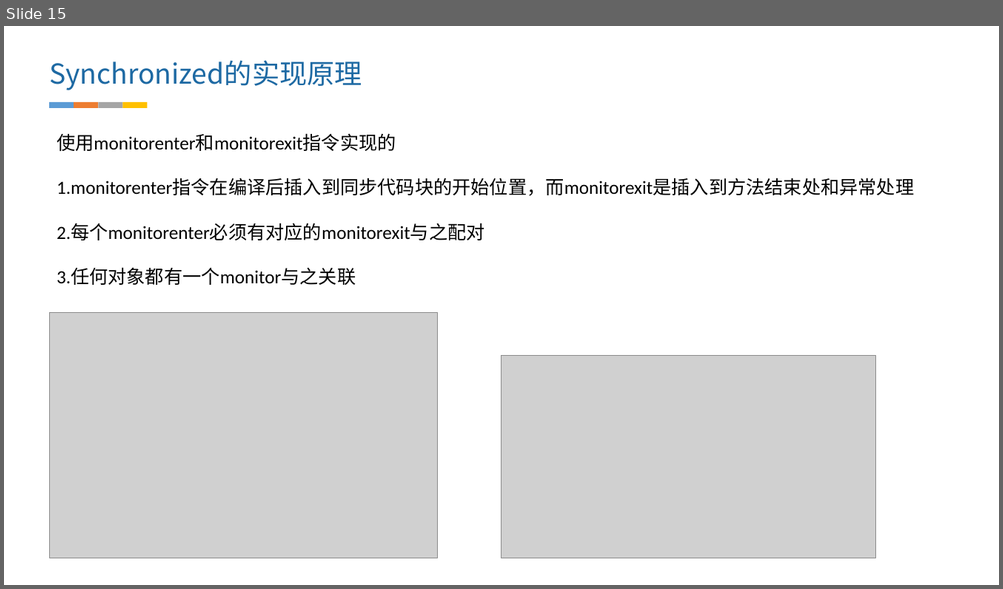
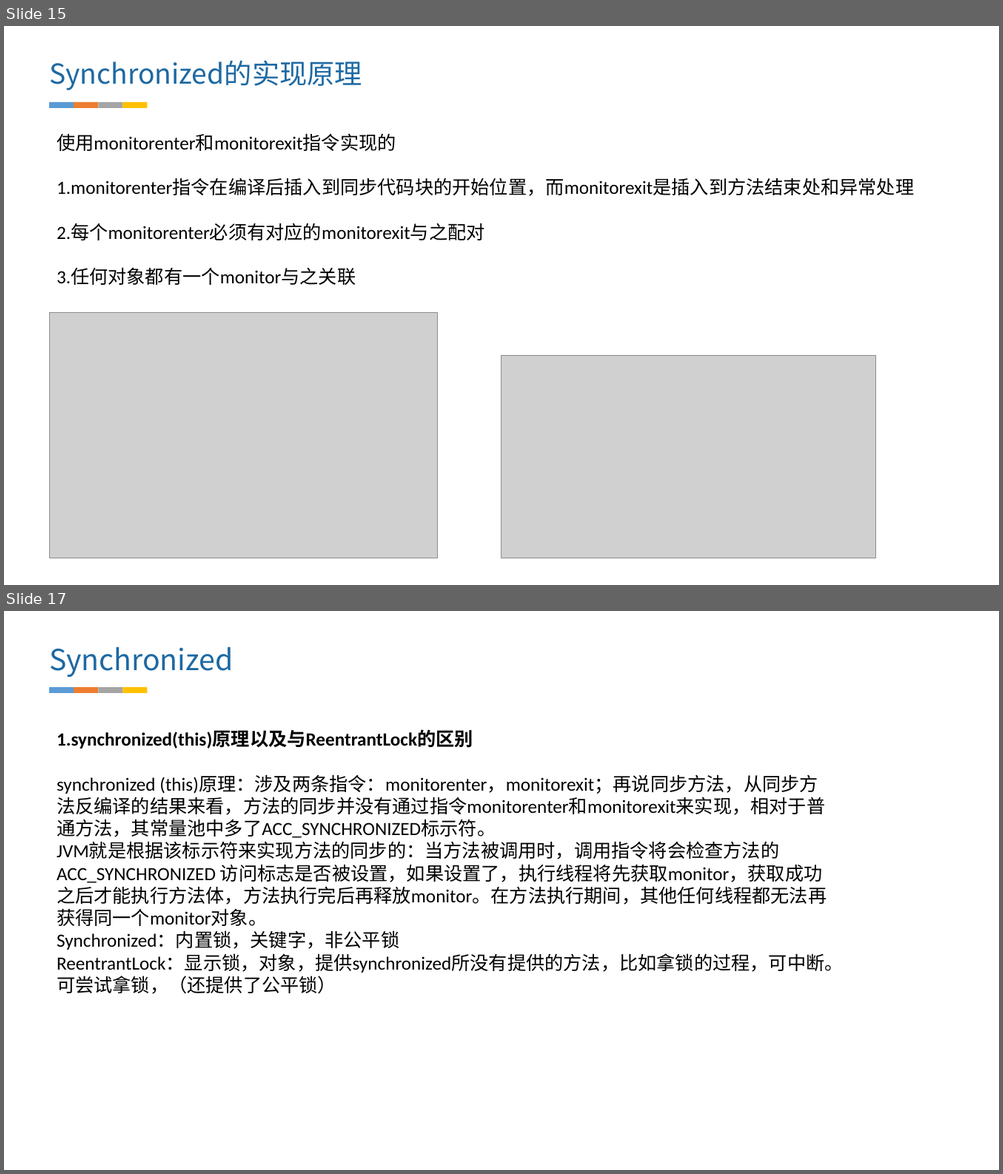
Before and after one commit to zhangwan/MyPostImg, a slide deck: 文档/享学笔记/java基础/线程.pptx. Shown one above the other, each under a label of ours: slide 15 before the commit, slides 15 and 17 after it; the slides between them are not shown. The pictures are 1003x589 and 1003x1174 pixels, drawn with LibreOffice and Linux fonts; fonts in the diff are those of the drawing; grey boxes stand for pictures. Boxes give left, top, right and bottom in pixels: in the first picture for what was removed or moved away, otherwise in the second. Text is boxed around its words. In the diff, an @@ line names an element or a change of style, - is before the commit and + after.

```diff
--- a/文档/享学笔记/java基础/线程.pptx
+++ b/文档/享学笔记/java基础/线程.pptx
@@ slide 17 added at [4,611,999,1170], background #FFFFFF @@
@@ text added at [49,647,233,677], 28 pt, text #1D69A3 @@
+Synchronized
@@ group added at [50,687,148,693]: 4 rectangles @@
@@ text added at [57,731,843,994], 18 pt, text #000000 @@
+1.synchronized(this)原理以及与ReentrantLock的区别
+synchronized (this)原理：涉及两条指令：monitorenter，monitorexit；再说同步方法，从同步方法反编译的结果来看，方法的同步并没有通过指令monitorenter和monitorexit来实现，相对于普通方法，其常量池中多了ACC_SYNCHRONIZED标示符。
+JVM就是根据该标示符来实现方法的同步的：当方法被调用时，调用指令将会检查方法的 ACC_SYNCHRONIZED 访问标志是否被设置，如果设置了，执行线程将先获取monitor，获取成功之后才能执行方法体，方法执行完后再释放monitor。在方法执行期间，其他任何线程都无法再获得同一个monitor对象。
+Synchronized：内置锁，关键字，非公平锁
+ReentrantLock：显示锁，对象，提供synchronized所没有提供的方法，比如拿锁的过程，可中断。可尝试拿锁，（还提供了公平锁）
```
Also in this commit, not shown: 3 other slides added, 3 slides removed, 1 other file.
